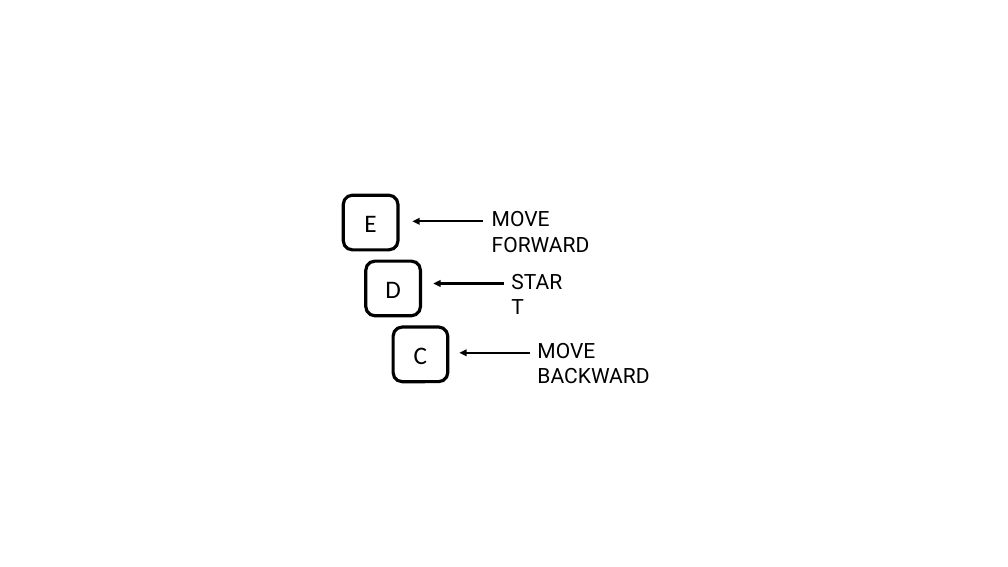
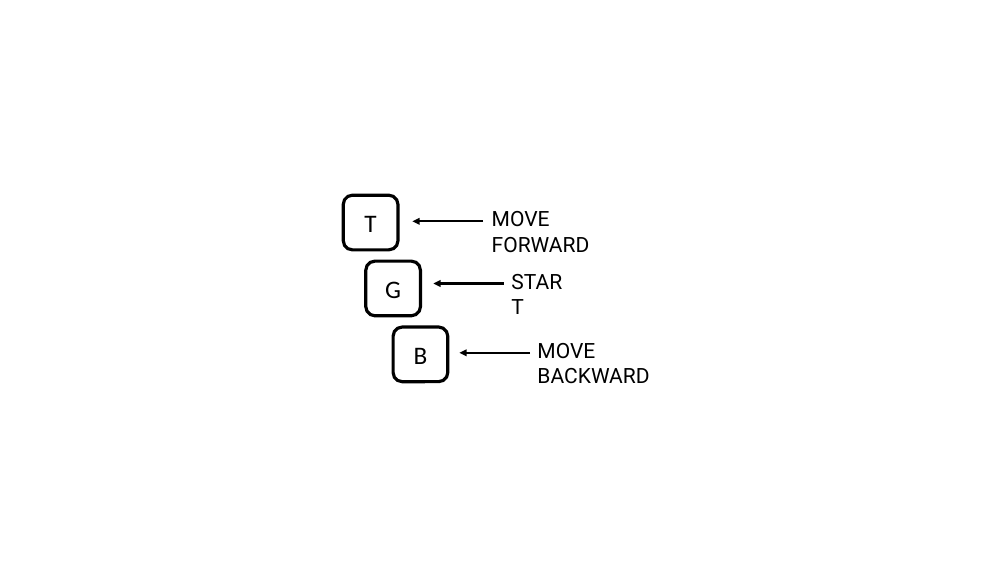
Before and after one commit to marinerougier/AA_BW, a slide deck: slide 1 of media/vaast-keyboard.pptx. Drawn at 1008x567 pixels with LibreOffice and Linux fonts; fonts in the diff are those of the drawing. Boxes give left, top, right and bottom in pixels: in the first picture for what was removed or moved away, otherwise in the second. Text is boxed around its words. In the diff, an @@ line names an element or a change of style, - is before the commit and + after.

```diff
--- a/media/vaast-keyboard.pptx
+++ b/media/vaast-keyboard.pptx
@@ text in rounded rectangle at (x1=364, y1=215, x2=376, y2=232): text changed @@
-E
+T
@@ text in rounded rectangle at (x1=385, y1=281, x2=401, y2=298): text changed @@
-D
+G
@@ text in rounded rectangle at (x1=414, y1=347, x2=428, y2=364): text changed @@
-C
+B
```
Also in this commit, not shown: 4 other files.
